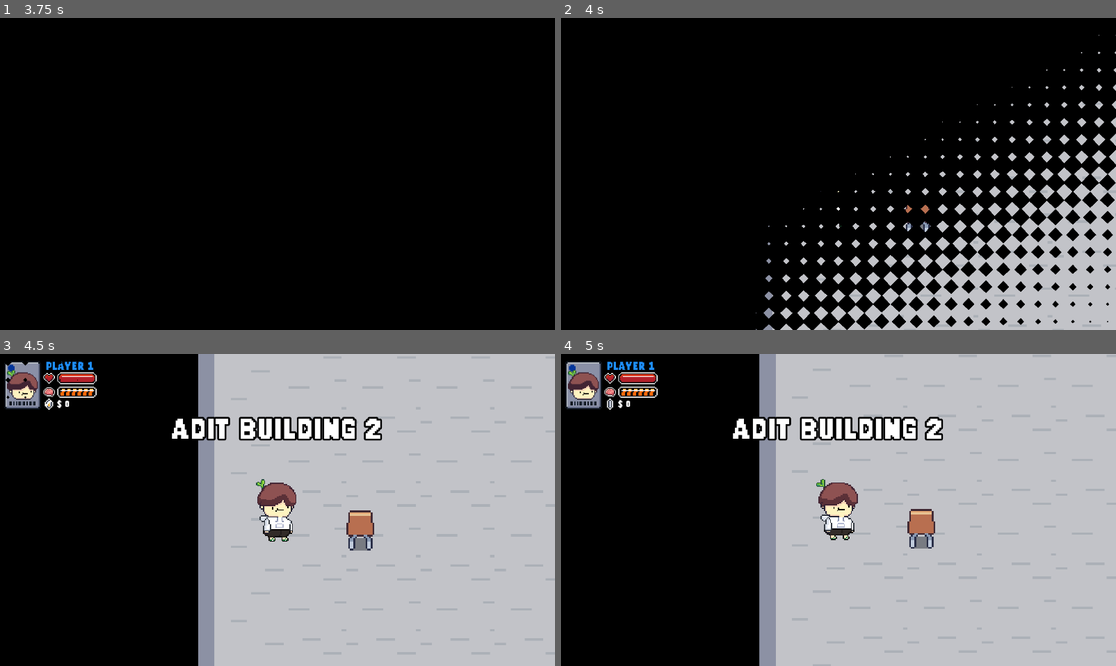
Above: before the commit, frames 1-4 (two rows, left to right).
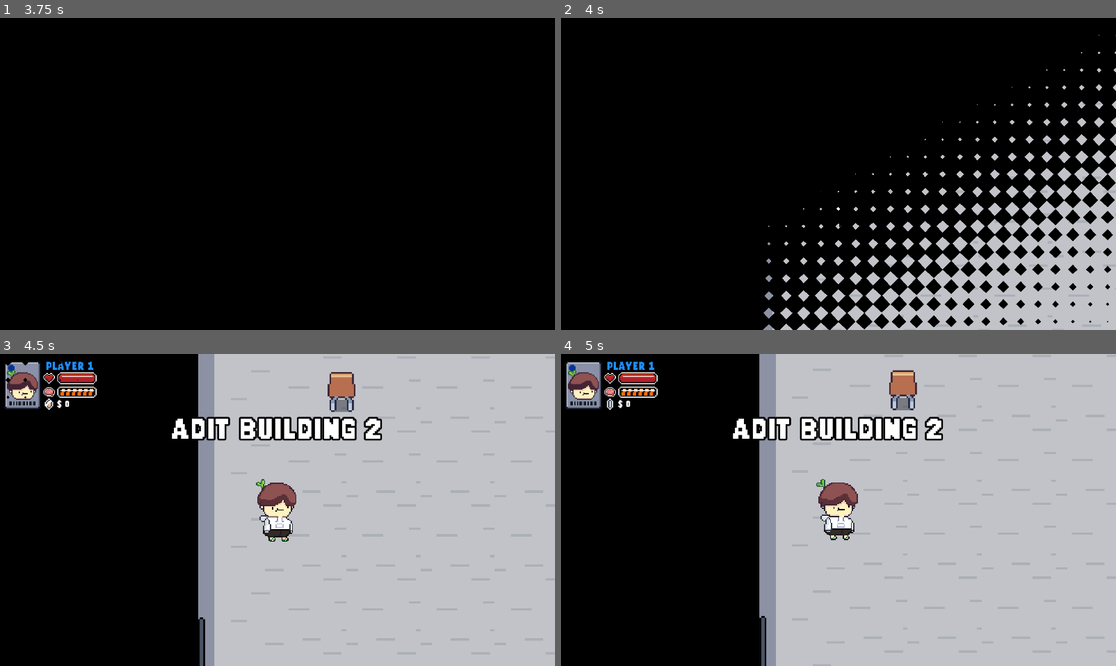
Above: after the commit, the same moments.

Repository: nottherealgun/Skywars
Game: Godot game, scene res://main.tscn
Same seed, same stepped clock (60 frames per second), same inputs: the game is played once before the commit and once after it. The engine's default icon, where the game draws it, is replaced by a stand-in: a white triangle on a blue panel in a dark square.
Inputs:
- Up to frame 1 (3.75 s): tap Enter at 2, 3.5 s; tap Space at 2.75 s
- Up to frame 2 (4 s): no input
- Up to frame 3 (4.5 s): no input
- Up to frame 4 (5 s): no input

Frame 1 is identical in both runs. In frame 2, less than 0.1% of the frame differs, in the area x 35-67%, y 59-100%; in frame 3, 1.3%, in the area x 35-68%, y 5-100%; in frame 4, 1.3%.

Commit message:
Added damage indicator

Diff:
--- /dev/null
+++ b/DamageIndicator.gd
@@ -0,0 +1,20 @@
+extends Node2D
+
+var amount = 0
+var sign = ""
+var heal = false
+func _ready():
+	if heal:
+		sign == "+"
+		$Label.set("theme_override_colors/font_color",Color.GREEN)
+	else:
+		$Label.set("theme_override_colors/font_color",Color.RED)
+
+	$Label.text = sign+str(amount)
+	var tween := create_tween()
+	tween.tween_property(self,"position",position+Vector2(0,-100),0.5)
+	tween.parallel().tween_property(self,"modulate",Color.TRANSPARENT,0.5)
+	tween.parallel().tween_property(self,"scale",Vector2(1,1),0.5).from(Vector2(1.5,1.5))
+	tween.parallel().tween_property(self,"rotation",deg_to_rad(randf_range(-90,90)),0.5)
+	await tween.finished
+	queue_free()
--- a/Resources.gd
+++ b/Resources.gd
@@ -137,3 +137,9 @@
 		target_map.remove_child(entity)
 		active_entities.append(entity)
 		Main.add_child(entity)
+
+func emit_indicator(amnt:float,pos:Vector2):
+	var new_indicator = load("res://utility/damage_indicator.tscn").instantiate()
+	new_indicator.position = pos
+	new_indicator.amount = roundi(amnt)
+	Main.add_child(new_indicator)
--- a/interactables/chair.tscn
+++ b/interactables/chair.tscn
@@ -15,6 +15,3 @@
 [node name="CollisionShape2D" parent="Hitbox" index="0"]
 position = Vector2(0, 1.5)
 shape = SubResource("CircleShape2D_x7pi7")
-
-[connection signal="area_entered" from="Hitbox" to="." method="_on_hitbox_area_entered"]
-[connection signal="area_exited" from="Hitbox" to="." method="_on_hitbox_area_exited"]
--- a/interactables/door.gd
+++ b/interactables/door.gd
@@ -6,11 +6,18 @@
 
 var players_in_vicinity = []
 
+func _enter_tree():
+	match horizontal:
+		false:
+			$Sprite.animation = "side"
+
 func enter_room(player):
 	if not is_instance_valid(room):
 		var random_room_path = DirAccess.get_files_at("res://rooms")[randi()%DirAccess.get_files_at("res://rooms").size()]
 		room = load("res://rooms/"+random_room_path)
 	var room_instance = room.instantiate()
+	$Sprite.play()
+	await $Sprite.animation_finished
 	Global.sync_map(room_instance)
 
 func _on_area_2d_area_entered(area):
--- a/interactables/door.tscn
+++ b/interactables/door.tscn
@@ -1,7 +1,63 @@
-[gd_scene load_steps=4 format=3]
+[gd_scene load_steps=12 format=3 uid="uid://6qdjvyw15lm4"]
 
 [ext_resource type="Script" path="res://interactables/door.gd" id="1_dfm2f"]
-[ext_resource type="Texture2D" uid="uid://dl08lnbyfru66" path="res://interactables/door_horizontal.png" id="2_887vp"]
+[ext_resource type="Texture2D" uid="uid://d2y2gnp4q0ti3" path="res://interactables/aniDoorHorizontalSS.png" id="2_6tbhk"]
+[ext_resource type="Texture2D" uid="uid://baceu1lu7581p" path="res://interactables/aniDoorVerticalSS.png" id="3_vulyk"]
+
+[sub_resource type="AtlasTexture" id="AtlasTexture_vknpa"]
+atlas = ExtResource("2_6tbhk")
+region = Rect2(0, 0, 96, 96)
+
+[sub_resource type="AtlasTexture" id="AtlasTexture_y2mhs"]
+atlas = ExtResource("2_6tbhk")
+region = Rect2(96, 0, 96, 96)
+
+[sub_resource type="AtlasTexture" id="AtlasTexture_n5sxj"]
+atlas = ExtResource("2_6tbhk")
+region = Rect2(192, 0, 96, 96)
+
+[sub_resource type="AtlasTexture" id="AtlasTexture_wq30d"]
+atlas = ExtResource("3_vulyk")
+region = Rect2(0, 0, 96, 96)
+
+[sub_resource type="AtlasTexture" id="AtlasTexture_7k31v"]
+atlas = ExtResource("3_vulyk")
+region = Rect2(96, 0, 96, 96)
+
+[sub_resource type="AtlasTexture" id="AtlasTexture_dltdp"]
+atlas = ExtResource("3_vulyk")
+region = Rect2(192, 0, 96, 96)
+
+[sub_resource type="SpriteFrames" id="SpriteFrames_er4a6"]
+animations = [{
+"frames": [{
+"duration": 1.0,
+"texture": SubResource("AtlasTexture_vknpa")
+}, {
+"duration": 1.0,
+"texture": SubResource("AtlasTexture_y2mhs")
+}, {
+"duration": 1.0,
+"texture": SubResource("AtlasTexture_n5sxj")
+}],
+"loop": false,
+"name": &"forward",
+"speed": 2.0
+}, {
+"frames": [{
+"duration": 1.0,
+"texture": SubResource("AtlasTexture_wq30d")
+}, {
+"duration": 1.0,
+"texture": SubResource("AtlasTexture_7k31v")
+}, {
+"duration": 1.0,
+"texture": SubResource("AtlasTexture_dltdp")
+}],
+"loop": false,
+"name": &"side",
+"speed": 2.0
+}]
 
 [sub_resource type="CircleShape2D" id="CircleShape2D_6ccfh"]
 radius = 104.0
@@ -10,12 +66,16 @@
 y_sort_enabled = true
 script = ExtResource("1_dfm2f")
 
-[node name="Sprite" type="Sprite2D" parent="."]
+[node name="Sprite" type="AnimatedSprite2D" parent="."]
 texture_filter = 1
+position = Vector2(0, 16)
 scale = Vector2(3, 3)
-texture = ExtResource("2_887vp")
+sprite_frames = SubResource("SpriteFrames_er4a6")
+animation = &"forward"
+offset = Vector2(0, -13.3333)
 
 [node name="Area2D" type="Area2D" parent="."]
+position = Vector2(0, -8)
 collision_layer = 0
 
 [node name="CollisionShape2D" type="CollisionShape2D" parent="Area2D"]
--- a/projectiles/projectile.gd
+++ b/projectiles/projectile.gd
@@ -31,6 +31,7 @@
 	if player_bullet:
 		victim.latest_shooter = shooter
 	victim.get_knockback(direction,knockback)
+	Global.emit_indicator(damage,victim.position)
 
 func _on_visible_on_screen_notifier_2d_screen_exited():
 	Global.kill(self)
--- a/rooms/adit_building_1.tscn
+++ b/rooms/adit_building_1.tscn
@@ -15,7 +15,8 @@
 position = Vector2(136, 512)
 
 [node name="Door" parent="." index="2" instance=ExtResource("3_kdace")]
-position = Vector2(1440, 952)
+position = Vector2(48, 864)
+horizontal = false
 
 [node name="Student" parent="." index="3" instance=ExtResource("5_qbweq")]
 position = Vector2(784, 448)
@@ -23,4 +24,4 @@
 
 [node name="Chair" parent="." index="4" instance=ExtResource("5_7xayh")]
 y_sort_enabled = false
-position = Vector2(280, 544)
+position = Vector2(248, 304)
--- /dev/null
+++ b/utility/damage_indicator.tscn
@@ -0,0 +1,30 @@
+[gd_scene load_steps=3 format=3 uid="uid://ct7j5b3ibp2be"]
+
+[ext_resource type="Script" path="res://DamageIndicator.gd" id="1_36i6h"]
+[ext_resource type="FontFile" uid="uid://im11hs0xx7wu" path="res://utility/RoadPixel.ttf" id="2_majt6"]
+
+[node name="DamageIndicator" type="Node2D"]
+z_index = 2
+y_sort_enabled = true
+script = ExtResource("1_36i6h")
+
+[node name="Label" type="Label" parent="."]
+texture_filter = 5
+anchors_preset = 8
+anchor_left = 0.5
+anchor_top = 0.5
+anchor_right = 0.5
+anchor_bottom = 0.5
+offset_left = -64.0
+offset_top = -11.0
+offset_right = 64.0
+offset_bottom = 12.0
+grow_horizontal = 2
+grow_vertical = 2
+theme_override_colors/font_color = Color(1, 1, 1, 1)
+theme_override_colors/font_outline_color = Color(0, 0, 0, 1)
+theme_override_constants/outline_size = 10
+theme_override_fonts/font = ExtResource("2_majt6")
+text = "+0"
+horizontal_alignment = 1
+vertical_alignment = 1
Not shown: 1 places in rooms/adit_building_1.tscn that only renumber resources
